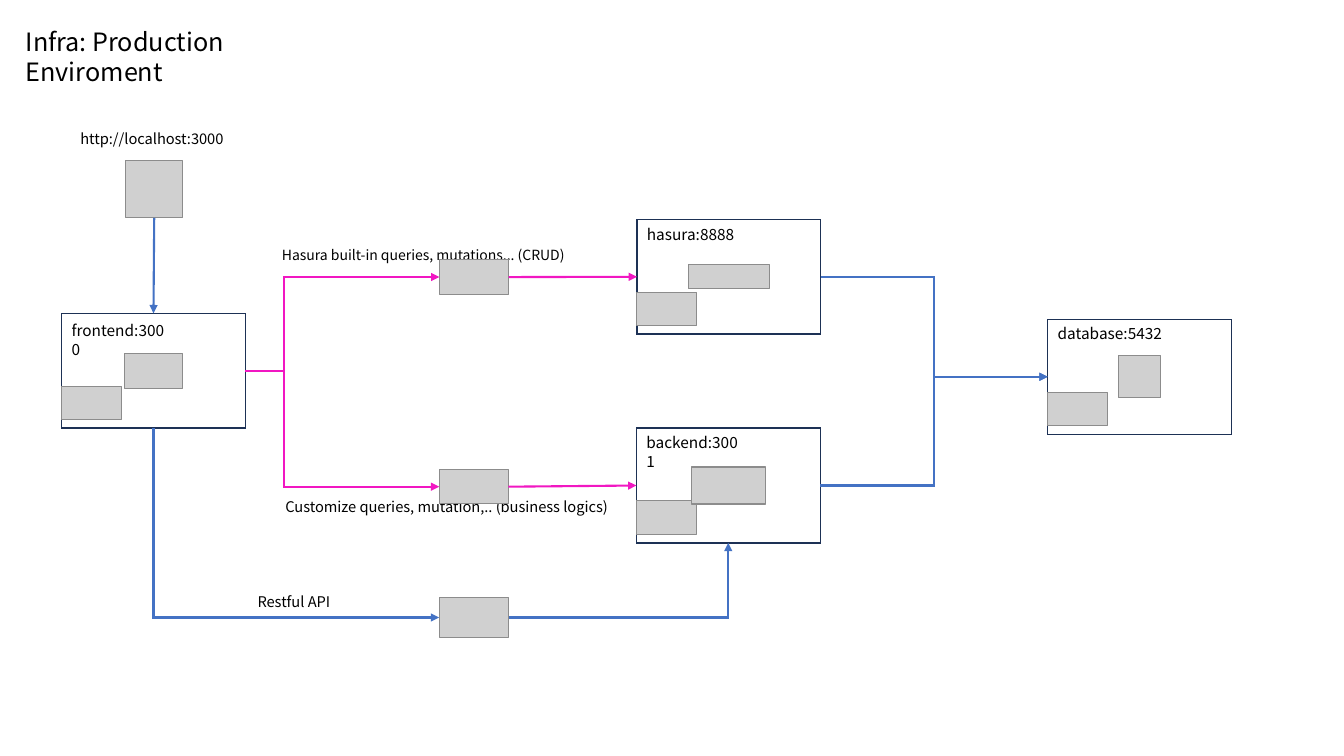
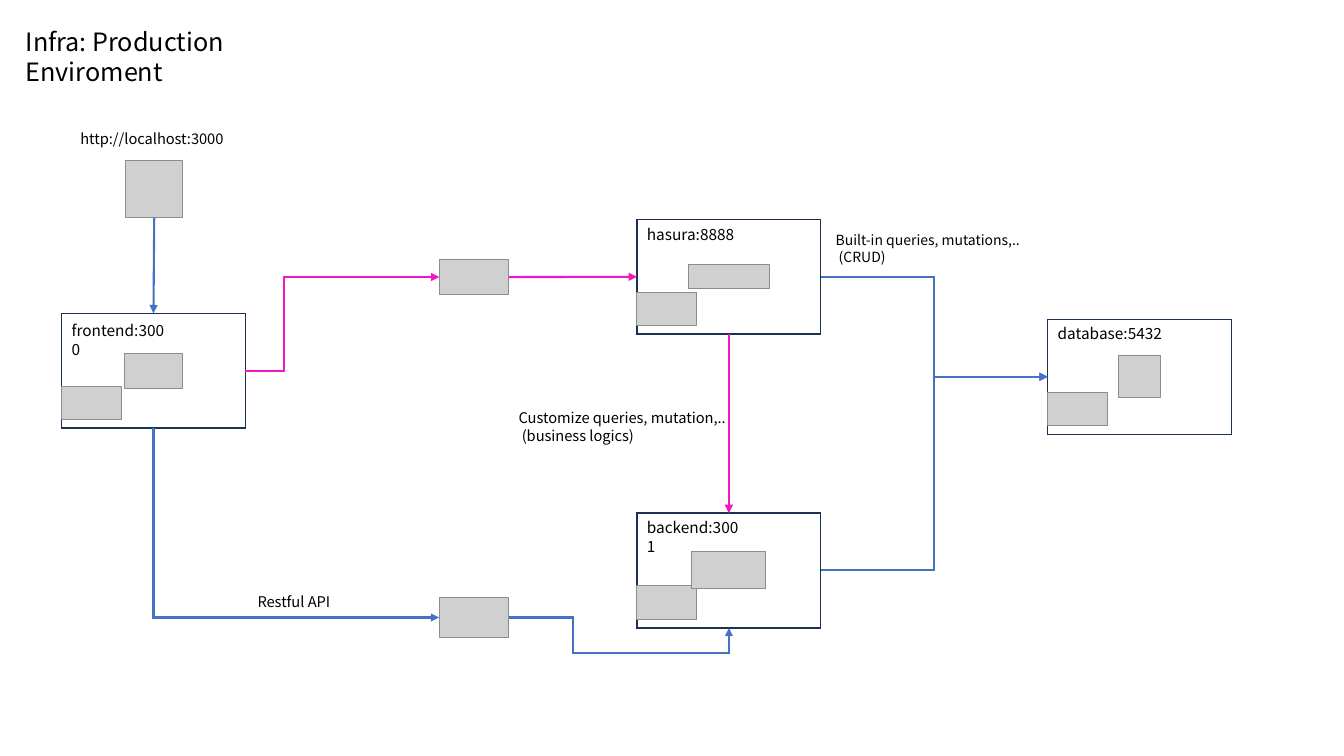
Before and after one commit to dukinfotech/graphql-stack, a slide deck: slide 2 of docs/infra.pptx. Drawn at 1344x756 pixels with LibreOffice and Linux fonts; fonts in the diff are those of the drawing; grey boxes stand for pictures. Boxes give left, top, right and bottom in pixels: in the first picture for what was removed or moved away, otherwise in the second. Text is boxed around its words. In the diff, an @@ line names an element or a change of style, - is before the commit and + after.

```diff
--- a/docs/infra.pptx
+++ b/docs/infra.pptx
@@ text at (836,234,1020,265): text changed @@
-Hasura built-in queries, mutations,.. (CRUD)
+Built-in queries, mutations,..
+(CRUD)
@@ arrow added from (729, 335) to (729, 513), #F117C2 1.5 pt @@
@@ elbow arrow removed from (246, 371) to (440, 487) @@
@@ elbow arrow moved from (821, 486) - (1048, 377) to (821, 571) - (1048, 377) @@
@@ text at (519,411,726,445): text changed @@
-Customize queries, mutation,.. (business logics)
+Customize queries, mutation,..
+(business logics)
@@ picture removed at (440,470,509,504) @@
@@ arrow removed from (508, 487) to (636, 486) @@
@@ 2 pictures, 1 text, 1 rectangle: place and size @@
-2 pictures, 1 text, 1 rectangle at (636,429,820,543)
+2 pictures, 1 text, 1 rectangle at (637,513,821,628)
@@ elbow arrow moved from (509, 618) - (729, 543) to (509, 618) - (729, 628) @@
```
Also in this commit, not shown: 2 other slides changed.
